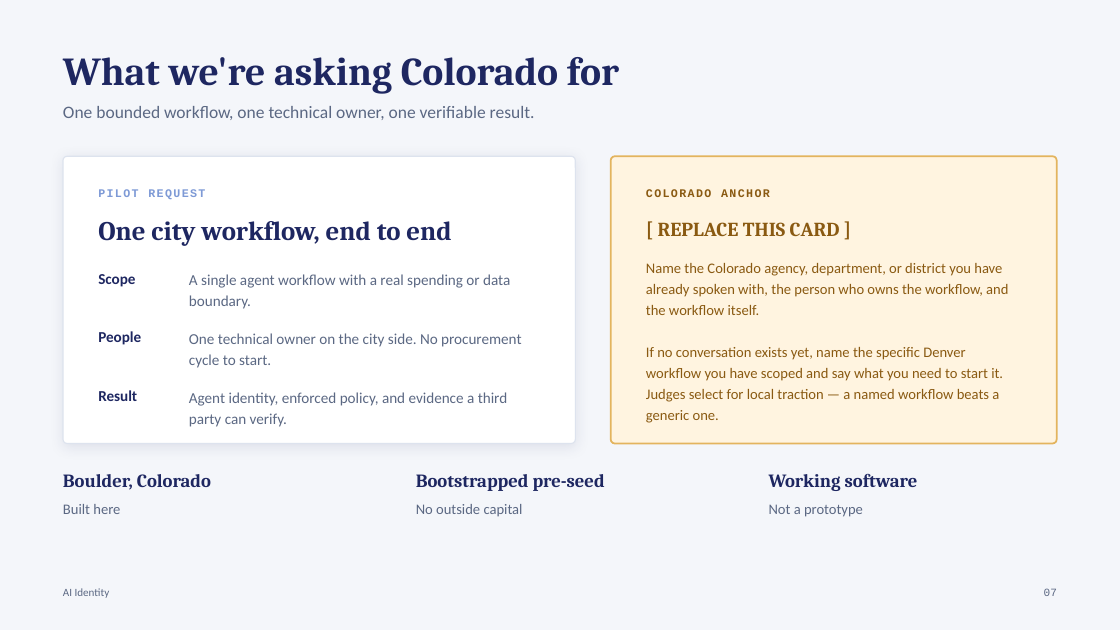
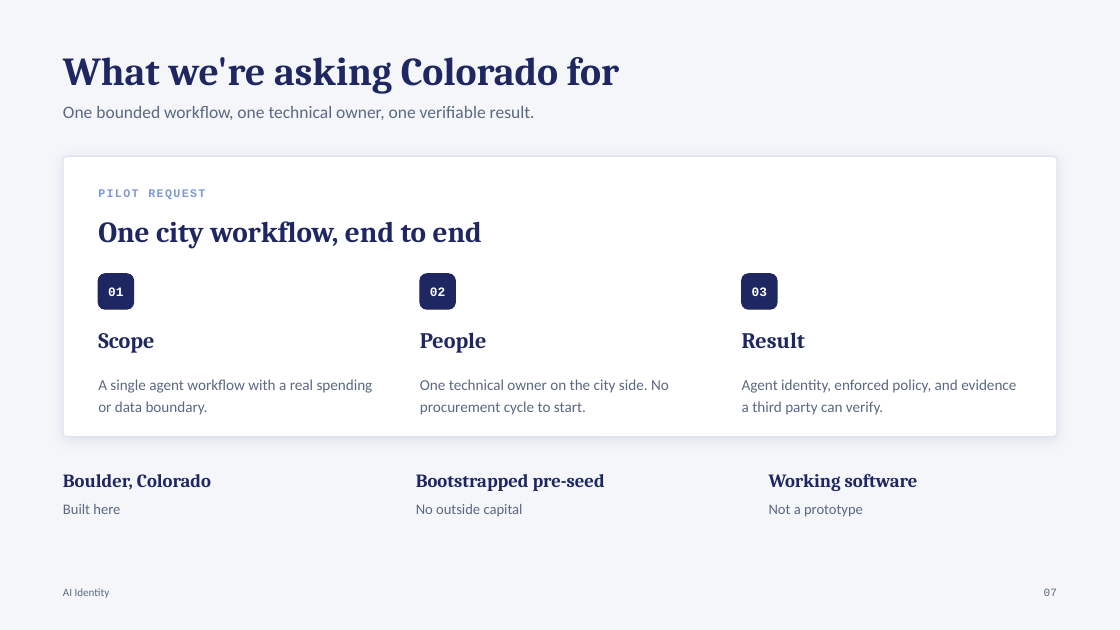
Before and after one commit to Levaj2000/AI-Identity, a slide deck: slide 7 of marketing/decks/AI-Identity-DenAI-Showcase-2026-v4.pptx. Drawn at 1120x630 pixels with LibreOffice and Linux fonts; fonts in the diff are those of the drawing. Boxes give left, top, right and bottom in pixels: in the first picture for what was removed or moved away, otherwise in the second. Text is boxed around its words. In the diff, an @@ line names an element or a change of style, - is before the commit and + after.

```diff
--- a/marketing/decks/AI-Identity-DenAI-Showcase-2026-v4.pptx
+++ b/marketing/decks/AI-Identity-DenAI-Showcase-2026-v4.pptx
@@ rounded rectangle: place and size @@
-rounded rectangle at [63, 156, 576, 444]
+rounded rectangle at [63, 156, 1057, 437]
@@ rounded rectangle removed at [611, 156, 1057, 444] @@
@@ text removed at [646, 189, 770, 197] @@
-COLORADO ANCHOR
@@ text "One city workflow, end to ..." at [98, 221, 482, 249]: size 23 to 25 pt @@
@@ text removed at [658, 222, 840, 236] @@
-[ REPLACE THIS CARD ]
@@ text removed at [646, 263, 1008, 423] @@
-Name the Colorado agency, department, or district you have already spoken with, the person who owns the workflow, and the workflow itself.
-If no conversation exists yet, name the specific Denver workflow you have scoped and say what you need to start it. Judges select for local traction — a named workflow beats a generic one.
@@ rounded rectangle added at [98, 274, 134, 309], fill #1E2761, outline #1E2761 1 pt @@
@@ text added at [108, 287, 123, 296], 11 pt, text #FFFFFF, bold @@
+01
@@ rounded rectangle added at [420, 274, 455, 309], fill #1E2761, outline #1E2761 1 pt @@
@@ text added at [430, 287, 445, 296], 11 pt, text #FFFFFF, bold @@
+02
@@ rounded rectangle added at [742, 274, 777, 309], fill #1E2761, outline #1E2761 1 pt @@
@@ text added at [752, 287, 767, 296], 11 pt, text #FFFFFF, bold @@
+03
@@ text "Scope": place and size @@
-text "Scope" at [98, 274, 135, 287]
+text "Scope" at [98, 333, 154, 353]
@@ text "People": place and size @@
-text "People" at [98, 331, 141, 345]
+text "People" at [420, 332, 486, 353]
@@ size 13 to 19 pt, font Calibri to Cambria in 3 elements at [98, 333, 154, 353], [420, 332, 486, 353], [742, 332, 805, 348] @@
@@ text "Result": place and size @@
-text "Result" at [98, 390, 137, 401]
+text "Result" at [742, 332, 805, 348]
@@ text "A single agent workflow with ...": place and size @@
-text "A single agent workflow with ..." at [189, 274, 510, 309]
+text "A single agent workflow with ..." at [98, 379, 373, 415]
@@ text "One technical owner on the ...": place and size @@
-text "One technical owner on the ..." at [189, 333, 521, 368]
+text "One technical owner on the ..." at [420, 379, 669, 415]
@@ line spacing 18pt to 19pt in 3 elements at [420, 379, 669, 415], [98, 379, 373, 415], [742, 379, 1016, 415] @@
@@ text "Agent identity, enforced policy, and ...": place and size @@
-text "Agent identity, enforced policy, and ..." at [189, 392, 508, 427]
+text "Agent identity, enforced policy, and ..." at [742, 379, 1016, 415]
```
Also in this commit, not shown: 3 other files.
